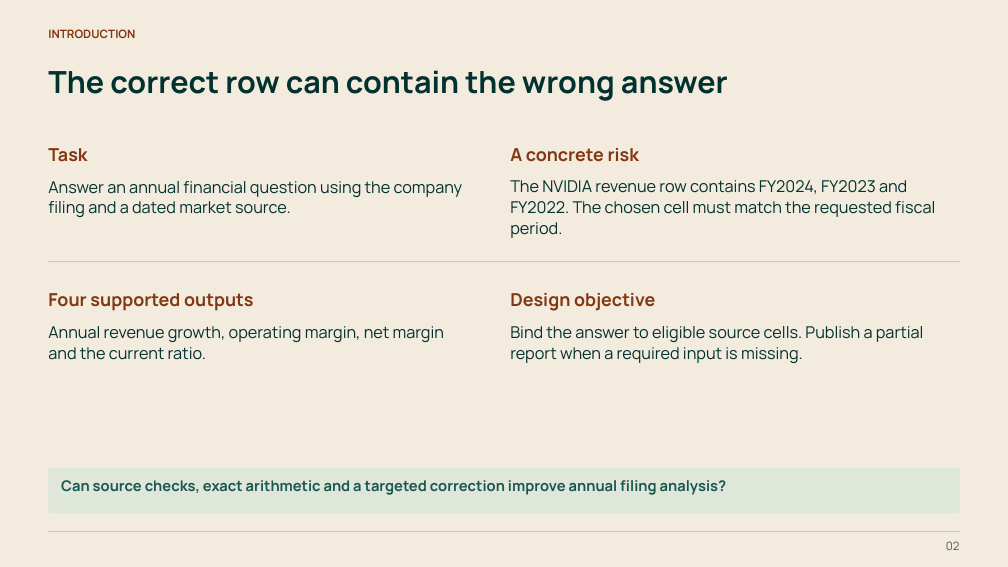
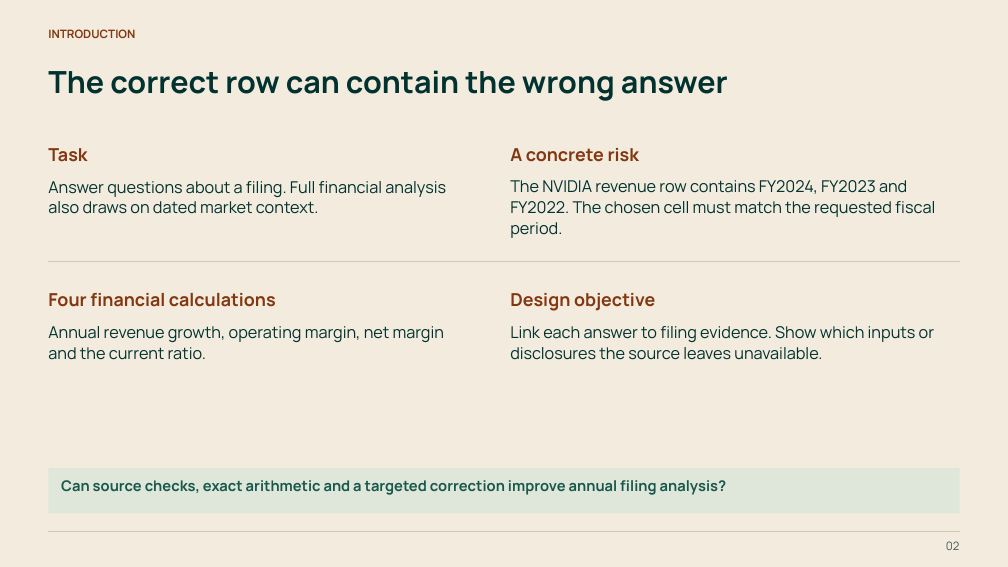
Before and after one commit to AadeeshRS/Mafis, a slide deck: slide 2 of presentation/MAFIS_AI_Project_Green_Orange.pptx. Drawn at 1008x567 pixels with LibreOffice and Linux fonts; fonts in the diff are those of the drawing. Boxes give left, top, right and bottom in pixels: in the first picture for what was removed or moved away, otherwise in the second. Text is boxed around its words. In the diff, an @@ line names an element or a change of style, - is before the commit and + after.

```diff
--- a/presentation/MAFIS_AI_Project_Green_Orange.pptx
+++ b/presentation/MAFIS_AI_Project_Green_Orange.pptx
@@ text at bbox=[48, 181, 446, 214]: text changed @@
-Answer an annual financial question using the company filing and a dated market source.
+Answer questions about a filing. Full financial analysis also draws on dated market context.
@@ text at bbox=[48, 293, 276, 307]: text changed @@
-Four supported outputs
+Four financial calculations
@@ text at bbox=[510, 326, 934, 360]: text changed @@
-Bind the answer to eligible source cells. Publish a partial report when a required input is missing.
+Link each answer to filing evidence. Show which inputs or disclosures the source leaves unavailable.
```
Also in this commit, not shown: 9 other slides changed, 26 other files.
